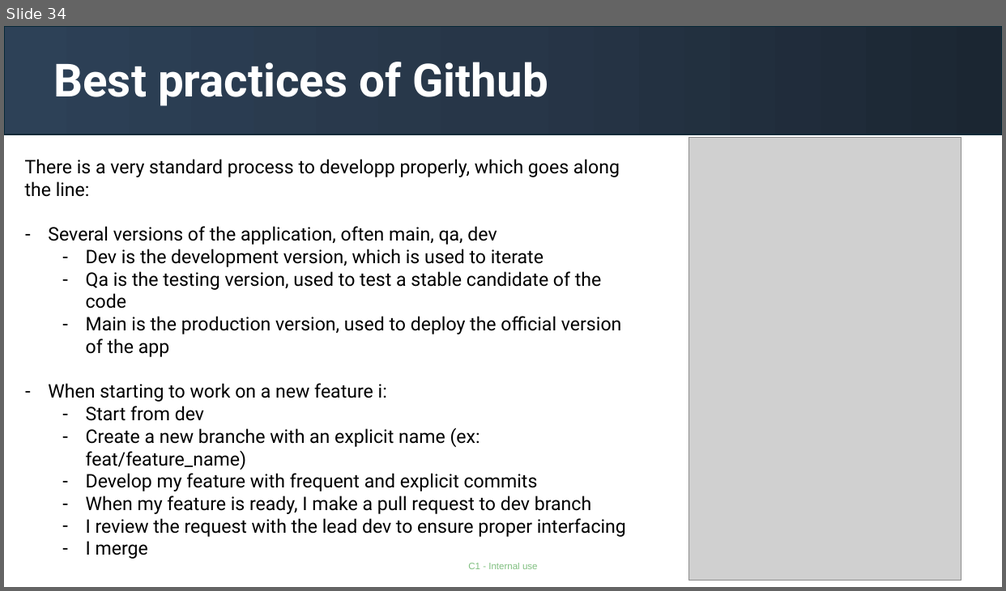
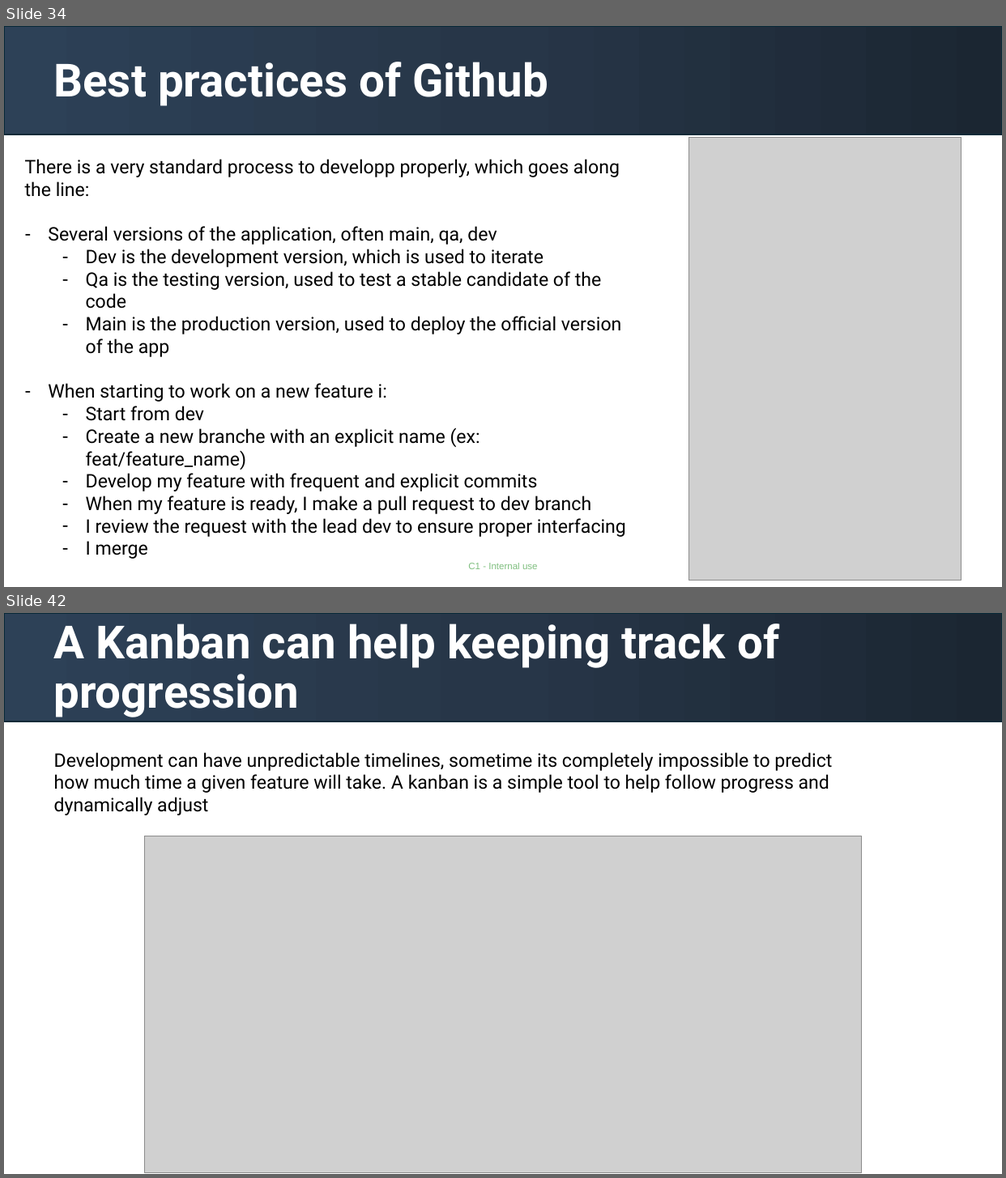
Before and after one commit to gabrielolympie/PythonForFinance, a slide deck: presentations/1.Introduction.pptx. Shown one above the other, each under a label of ours: slide 34 before the commit, slides 34 and 42 after it; the slides between them are not shown. The pictures are 1006x591 and 1006x1178 pixels, drawn with LibreOffice and Linux fonts; fonts in the diff are those of the drawing; grey boxes stand for pictures. Boxes give left, top, right and bottom in pixels: in the first picture for what was removed or moved away, otherwise in the second. Text is boxed around its words. In the diff, an @@ line names an element or a change of style, - is before the commit and + after.

```diff
--- a/presentations/1.Introduction.pptx
+++ b/presentations/1.Introduction.pptx
@@ slide 42 added at <box>4,613,1002,1174</box>, background #FFFFFF @@
@@ rectangle added at <box>4,613,1002,722</box>, fill gradient #1B2633 to #273749 to #2E4157, outline #092A39 1.5 pt @@
@@ title added at <box>53,624,779,717</box>, 44 pt, text #FFFFFF, bold @@
+A Kanban can help keeping track of progression
@@ text added at <box>54,752,832,815</box>, 18 pt, text #000000 @@
+  Development can have unpredictable timelines, sometime its completely impossible to predict how much time a given feature will take. A kanban is a simple tool to help follow progress and dynamically adjust
@@ picture added at <box>145,836,861,1173</box> @@
```
Also in this commit, not shown: 1 slide changed, 10 other slides added, 1 slide removed, 2 other files.
